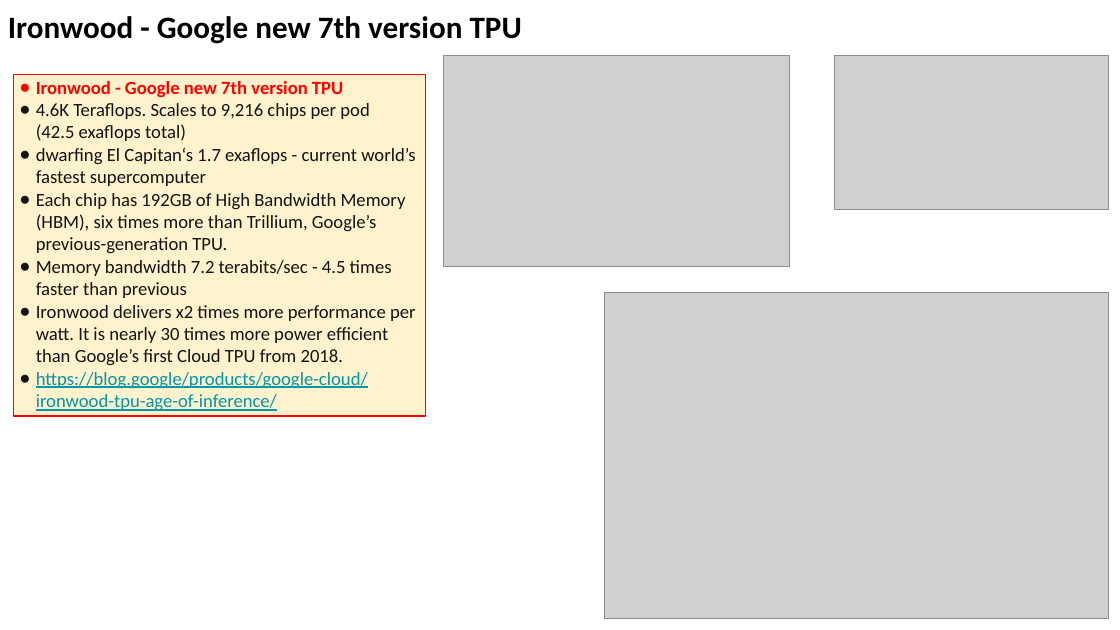
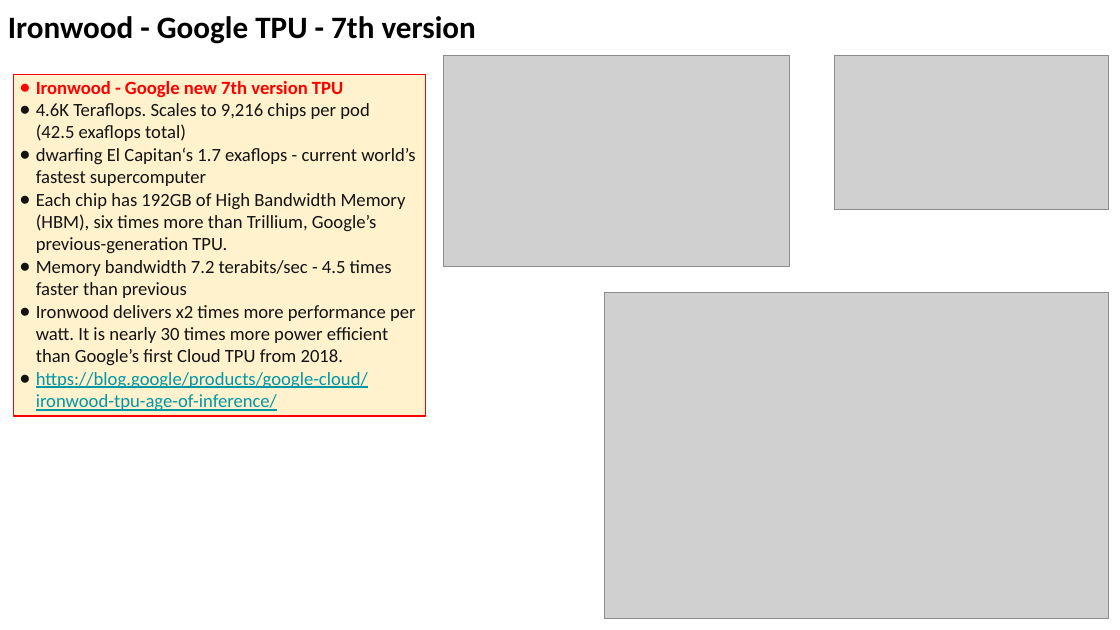
Before and after one commit to lselector/seminar, a slide deck: slide 7 of 2025/2025-04-11-AI-Updates.pptx. Drawn at 1120x630 pixels with LibreOffice and Linux fonts; fonts in the diff are those of the drawing; grey boxes stand for pictures. Boxes give left, top, right and bottom in pixels: in the first picture for what was removed or moved away, otherwise in the second. Text is boxed around its words. In the diff, an @@ line names an element or a change of style, - is before the commit and + after.

```diff
--- a/2025/2025-04-11-AI-Updates.pptx
+++ b/2025/2025-04-11-AI-Updates.pptx
@@ text at bbox=[8, 16, 476, 44]: text changed @@
-Ironwood - Google new 7th version TPU
+Ironwood - Google TPU - 7th version
```
Also in this commit, not shown: 12 other slides changed, 5 slides added, 1 slide removed.
